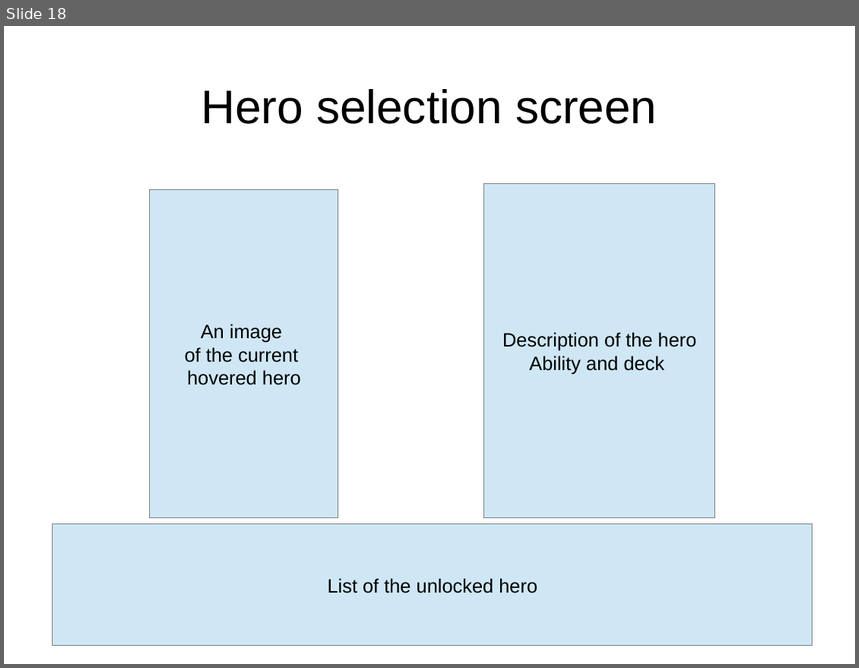
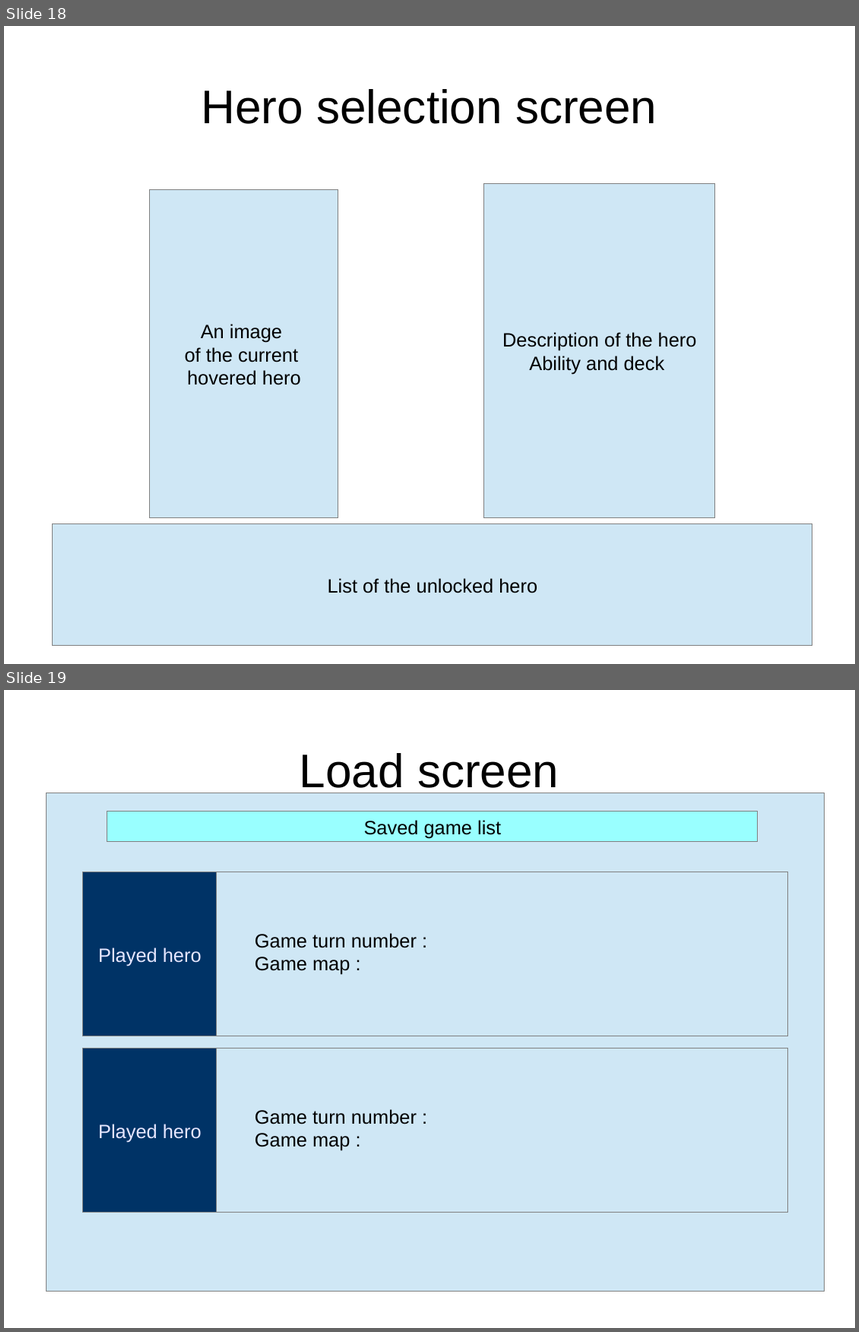
Before and after one commit to idolord/CryptDuel, a slide deck: documentation/interface CDC.odp. Shown one above the other, each under a label of ours: slide 18 before the commit, slides 18 and 19 after it. The pictures are 859x668 and 859x1332 pixels, drawn with LibreOffice and Linux fonts; fonts in the diff are those of the drawing. Boxes give left, top, right and bottom in pixels: in the first picture for what was removed or moved away, otherwise in the second. Text is boxed around its words. In the diff, an @@ line names an element or a change of style, - is before the commit and + after.

```diff
--- a/documentation/interface CDC.odp
+++ b/documentation/interface CDC.odp
@@ slide 19 added at [4, 690, 855, 1328], background #FFFFFF @@
@@ title added at [300, 753, 559, 796], 44 pt, text #000000 @@
+Load screen
@@ rectangle added at [47, 793, 825, 1293], fill #CFE7F5, outline #808080 0 pt @@
@@ rectangle added at [107, 812, 759, 841], fill #99FFFF, outline #808080 0 pt, 18 pt, text #000000 @@
+Saved game list
@@ rectangle added at [83, 872, 788, 1037], fill #CFE7F5, outline #808080 0 pt @@
@@ rectangle added at [83, 872, 216, 1037], fill #003366, outline #808080 0 pt, 18 pt, text #E6E6FF @@
+Played hero
@@ text added at [255, 933, 417, 975], 18 pt, text #000000 @@
+Game turn number :
+Game map :
@@ rectangle added at [83, 1049, 788, 1214], fill #CFE7F5, outline #808080 0 pt @@
@@ rectangle added at [83, 1049, 216, 1214], fill #003366, outline #808080 0 pt, 18 pt, text #E6E6FF @@
+Played hero
@@ text added at [255, 1110, 417, 1151], 18 pt, text #000000 @@
+Game turn number :
+Game map :
```
Also in this commit, not shown: 1 other slide added.
